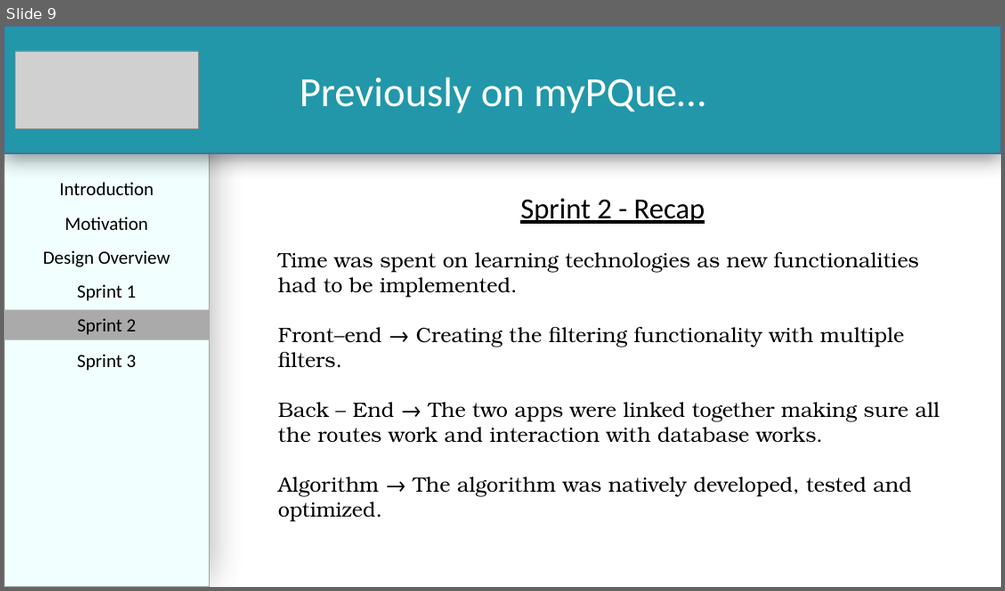
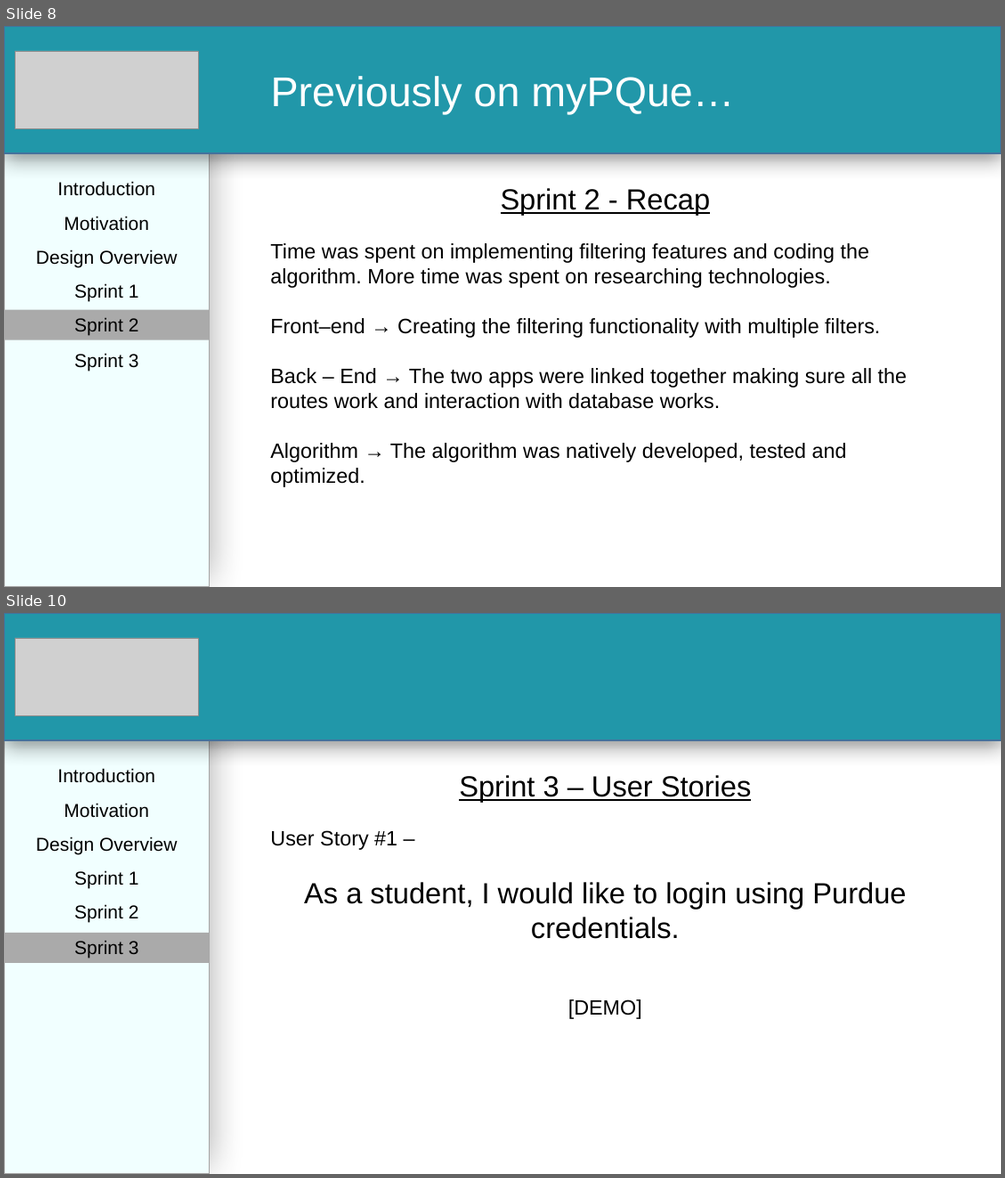
Before and after one commit to PalinaRawat/MyPQue, a slide deck: Documents/Team 7 - Sprint 3 Presentation.pptx. Shown one above the other, each under a label of ours: slide 9 before the commit, slides 8 and 10 after it; the slides between them are not shown. The pictures are 1005x591 and 1005x1178 pixels, drawn with LibreOffice and Linux fonts; fonts in the diff are those of the drawing; grey boxes stand for pictures. Boxes give left, top, right and bottom in pixels: in the first picture for what was removed or moved away, otherwise in the second. Text is boxed around its words. In the diff, an @@ line names an element or a change of style, - is before the commit and + after.

Commit message:
Completed Demo Presentation

```diff
--- a/Documents/Team 7 - Sprint 3 Presentation.pptx
+++ b/Documents/Team 7 - Sprint 3 Presentation.pptx
@@ slide 10 added at bbox=[4, 613, 1001, 1174], background #FFFFFF @@
@@ rectangle added at bbox=[4, 613, 210, 1174], fill #F1FFFF, outline #A5A5A5 1 pt @@
@@ rectangle added at bbox=[4, 613, 1001, 740], fill #2197A9, outline #43739E 1 pt @@
@@ picture added at bbox=[16, 638, 198, 715] @@
@@ text added at bbox=[57, 768, 155, 783], 18 pt, text #000000 @@
+Introduction
@@ text added at bbox=[270, 775, 906, 1019], 28 pt, text #000000 @@
+Sprint 3 – User Stories
+User Story #1 –
+As a student, I would like to login using Purdue credentials.
+[DEMO]
@@ text added at bbox=[64, 803, 149, 818], 18 pt, text #000000 @@
+Motivation
@@ text added at bbox=[36, 836, 177, 855], 18 pt, text #000000 @@
+Design Overview
@@ text added at bbox=[74, 870, 139, 889], 18 pt, text #000000 @@
+Sprint 1
@@ text added at bbox=[74, 904, 139, 923], 18 pt, text #000000 @@
+Sprint 2
@@ rectangle added at bbox=[4, 933, 210, 962], fill #AAAAAA, 18 pt, text #000000 @@
+Sprint 3
@@ what was slide 9 is now slide 8 @@
@@ slide 8 changed as well @@
@@ text "Sprint 2 - Recap": place and size @@
-text "Sprint 2 - Recap" at bbox=[278, 198, 940, 522]
+text "Sprint 2 - Recap" at bbox=[270, 188, 906, 487]
@@ text at bbox=[270, 188, 906, 487]: font Calibri to Arial in "Sprint 2 - Recap"; font TeX Gyre Bonum to Arial in "Front–end → Creating the filtering functionality with ...", "Back – End → The two apps ...", "Algorithm → The algorithm was natively developed, ..." @@
@@ text at bbox=[270, 243, 869, 288]: text changed; font TeX Gyre Bonum to Arial @@
-Time was spent on learning technologies as new functionalities had to be implemented.
+Time was spent on implementing filtering features and coding the algorithm. More time was spent on researching technologies.
@@ font Calibri to Arial in 7 elements at bbox=[4, 26, 1001, 153], bbox=[57, 181, 155, 196], bbox=[64, 216, 149, 231], bbox=[36, 249, 177, 268], bbox=[74, 283, 139, 302], bbox=[4, 309, 210, 339], bbox=[74, 353, 139, 371] @@
```
Also in this commit, not shown: 9 other slides changed, 7 other slides added, 1 other file.
